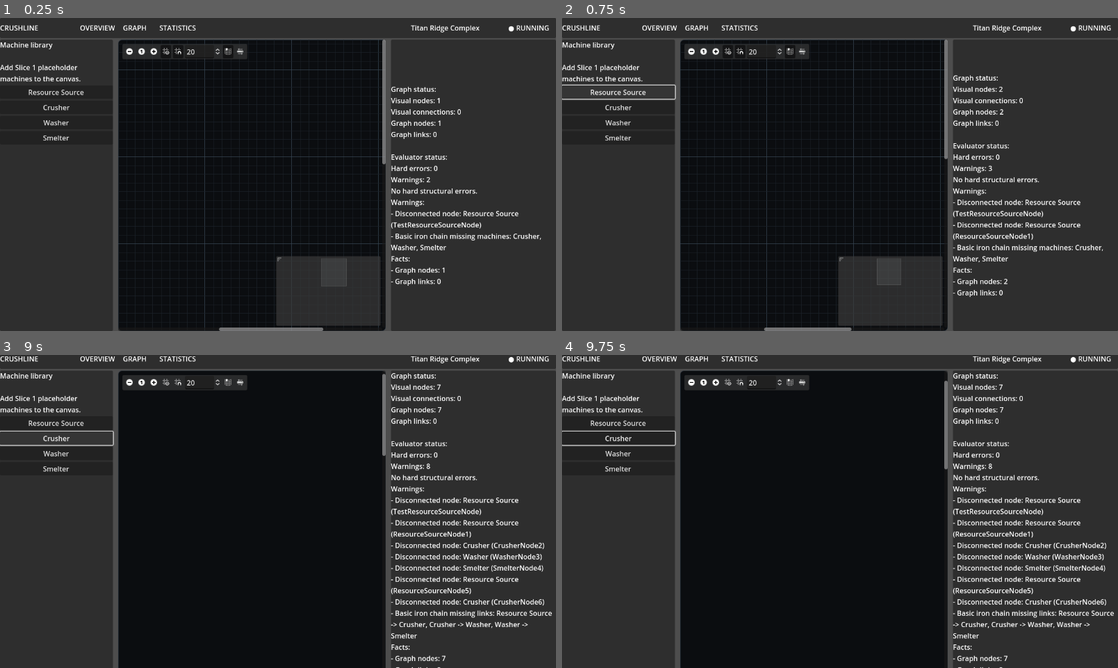
Above: before the commit, frames 1-4 (two rows, left to right).
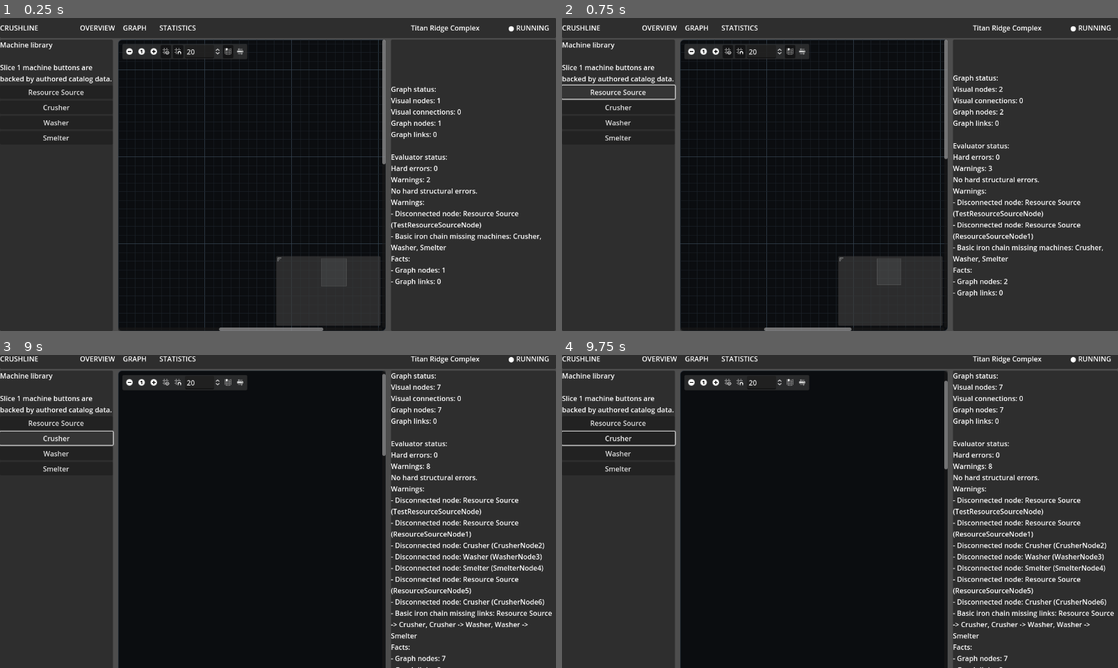
Above: after the commit, the same moments.

Repository: killerbearddude/Crushline-Godot
Game: Godot game, scene res://scenes/main/Main.tscn
Same seed, same stepped clock (60 frames per second), same inputs: the game is played once before the commit and once after it.
Inputs (mouse positions are in pixels of both pictures, inside the frame that each line leads up to):
- Up to frame 1 (0.25 s): no input
- Up to frame 2 (0.75 s): click "Resource Source" at 0.5 s
- Up to frame 3 (9 s): click "Crusher" at 1.25 s; click "Washer" at 2 s; click "Smelter" at 2.75 s; click (127, 389) at 3.5 s; click (155, 389) at 4.25 s; click (166, 389) at 5 s; click (177, 389) at 5.75 s; click (227, 389) at 6.5 s; click (239, 389) at 7.25 s; click "Resource Source" at 8 s; click "Crusher" at 8.75 s
- Up to frame 4 (9.75 s): click (689, 383) at 9.5 s

The runs differ from the first frame. In frame 1, 0.4% of the frame differs, in the area x 0-21%, y 14-21%; in frame 2, 0.4%; in frame 3, 0.4%; in frame 4, 0.4%.

Commit message:
Update machine library copy for catalog data

Diff:
--- a/scenes/main/Main.tscn
+++ b/scenes/main/Main.tscn
@@ -74,7 +74,7 @@
 
 [node name="MachineLibraryLabel" type="Label" parent="Root/Body/MachineLibraryPanel/MachineLibraryContents"]
 layout_mode = 2
-text = "Machine library\n\nAdd Slice 1 placeholder machines to the canvas."
+text = "Machine library\n\nSlice 1 machine buttons are backed by authored catalog data."
 autowrap_mode = 3
 
 [node name="AddResourceSourceButton" type="Button" parent="Root/Body/MachineLibraryPanel/MachineLibraryContents"]
